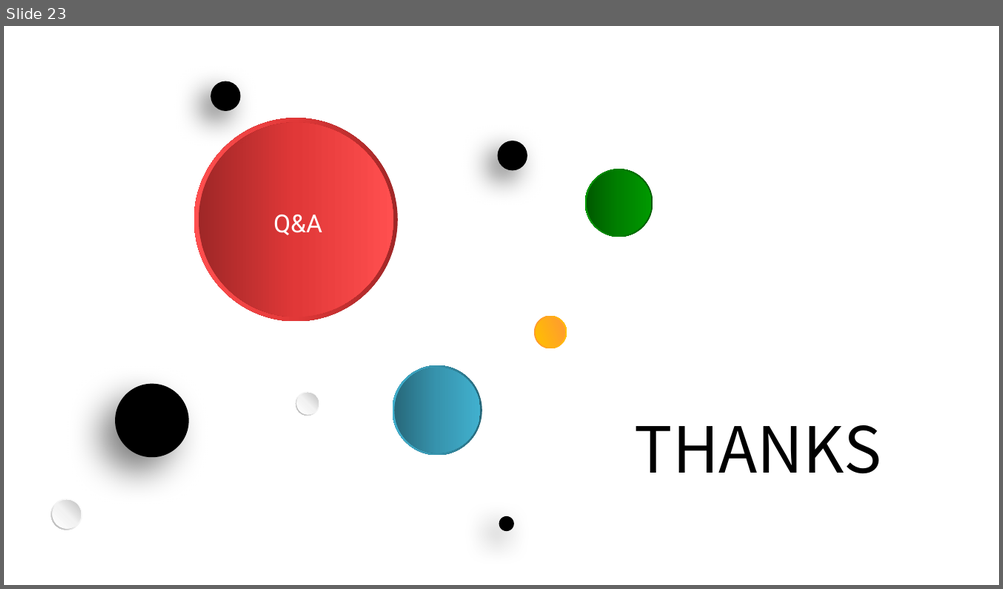
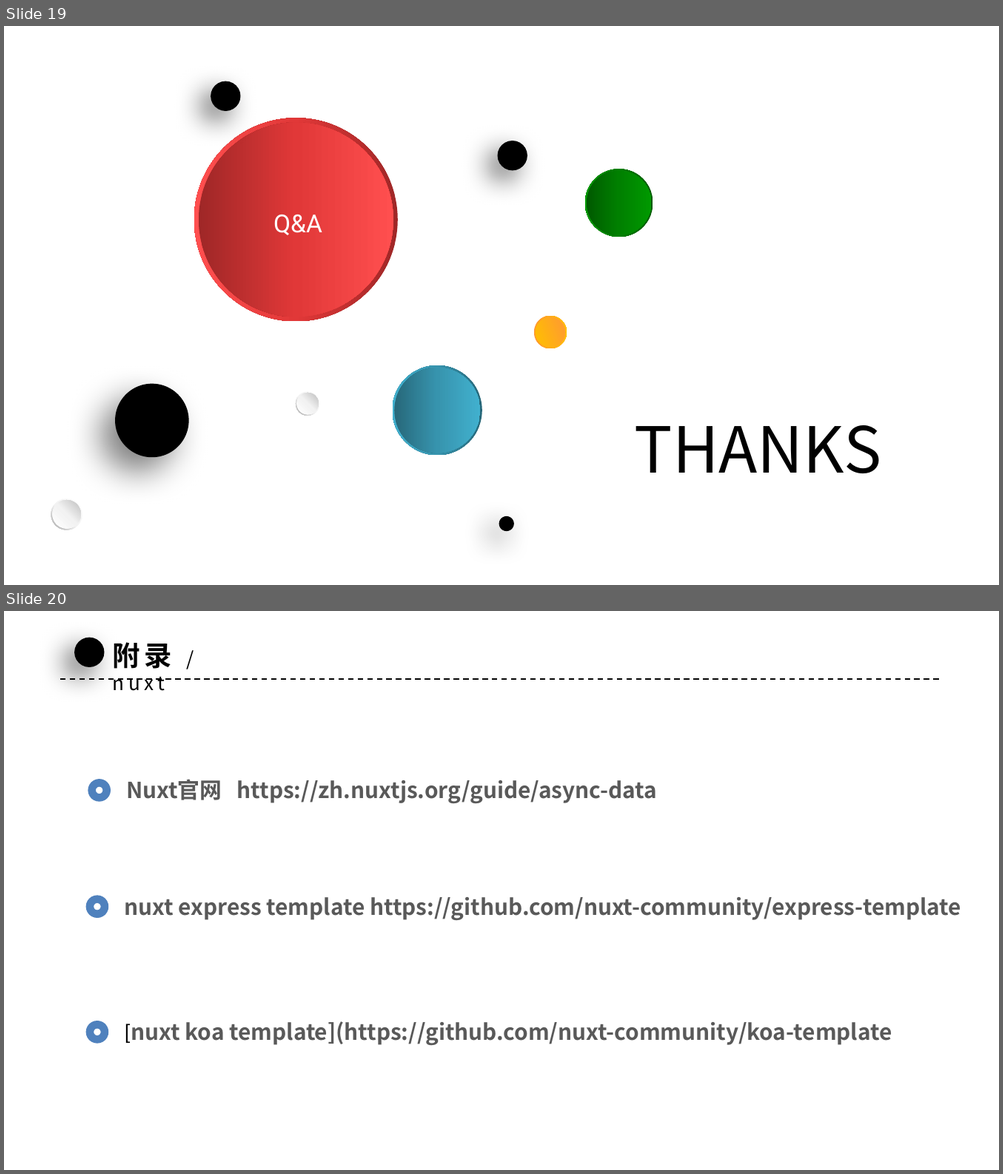
Before and after one commit to xiaoqiang-zhao/my-cellar, a slide deck: web/articles/ssr/SSR.pptx. Shown one above the other, each under a label of ours: slide 23 before the commit, slides 19 and 20 after it. The pictures are 1003x589 and 1003x1174 pixels, drawn with LibreOffice and Linux fonts; fonts in the diff are those of the drawing; background and template pictures are left out. Boxes give left, top, right and bottom in pixels: in the first picture for what was removed or moved away, otherwise in the second. Text is boxed around its words. In the diff, an @@ line names an element or a change of style, - is before the commit and + after.

```diff
--- a/web/articles/ssr/SSR.pptx
+++ b/web/articles/ssr/SSR.pptx
@@ slide 20 added at (x1=4, y1=611, x2=999, y2=1170), background picture (left out) @@
@@ ellipse added at (x1=74, y1=637, x2=105, y2=667), fill #000000 @@
@@ text added at (x1=113, y1=642, x2=172, y2=691), 14 pt, text #000000 @@
+附录 / nuxt
@@ line added from (60, 678) to (943, 678), #000000 1 pt dashed @@
@@ donut added at (x1=90, y1=780, x2=109, y2=800), fill #4F81BD, outline #4F81BD 2 pt @@
@@ text added at (x1=126, y1=779, x2=657, y2=803), 16 pt, text #595959, bold @@
+Nuxt官网 https://zh.nuxtjs.org/guide/async-data
@@ donut added at (x1=88, y1=897, x2=108, y2=917), fill #4F81BD, outline #4F81BD 2 pt @@
@@ text added at (x1=125, y1=897, x2=961, y2=920), 16 pt, text #595959, bold @@
+nuxt express template https://github.com/nuxt-community/express-template
@@ donut added at (x1=88, y1=1022, x2=108, y2=1042), fill #4F81BD, outline #4F81BD 2 pt @@
@@ text added at (x1=125, y1=1022, x2=892, y2=1045), 16 pt, text #595959, bold @@
+[nuxt koa template](https://github.com/nuxt-community/koa-template
@@ what was slide 23 is now slide 19 @@
```
Also in this commit, not shown: 7 slides changed, 8 other slides added, 12 slides removed, 1 other file.
